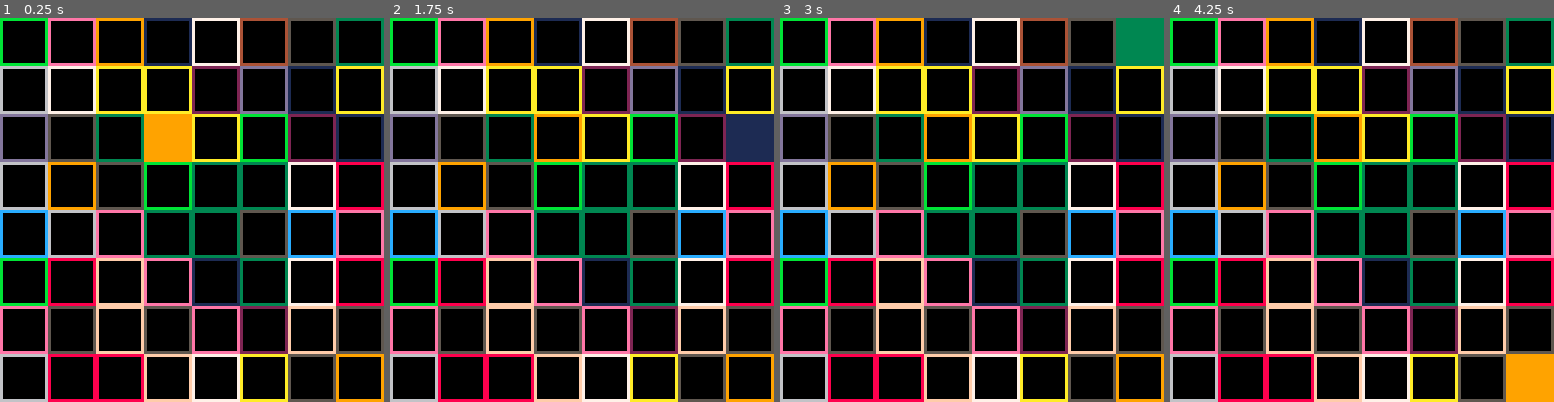
Above: before the commit, frames 1-4 (left to right).
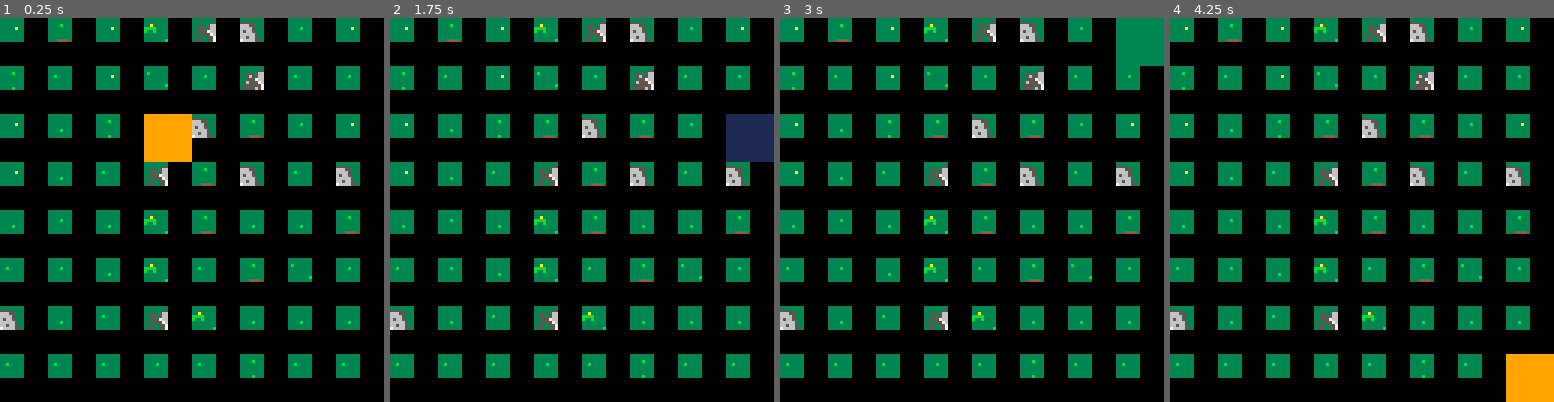
Above: after the commit, the same moments.

Repository: seanpackham/lost-and-found
Game: PICO-8 cartridge main.p8
Two runs of this game, one before a commit and one after it. Both use one fixed random seed, a clock stepped at 60 frames per second and the inputs below.
Inputs:
- Up to frame 1 (0.25 s): no input
- Up to frame 2 (1.75 s): tap X (X key) at 0.33, 1.07 s; tap O (Z key) at 0.7, 1.7 s; hold Right from 1.6 s (still down)
- Up to frame 3 (3 s): tap X (X key) at 1.85, 2.97 s; release Right at 2.1 s; tap O (Z key) at 2.1, 2.5, 2.9 s; hold Up 2.15-2.42 s; hold Right from 2.47 s (still down)
- Up to frame 4 (4.25 s): release Right at 3.03 s; hold Left 3.08-3.58 s; tap O (Z key) at 3.3, 3.7, 4.1 s; hold Down 3.63-3.97 s; hold Right from 4.02 s (still down); tap X (X key) at 4.08 s

The runs differ from the first frame. In frame 1, 41% of the frame differs, in the area x 0-100%, y 0-100%; in frame 2, 41%; in frame 3, 41%; in frame 4, 41%.

Commit message:
Rework items, add s, and tile drawing

Diff:
--- a/main.p8
+++ b/main.p8
@@ -2,10 +2,10 @@
 version 29
 __lua__
 
-local world = {}
-local c = {x=4, y=3}
-
-local items = {}
+world = {}
+c = {x=4, y=3}
+
+items = {}
 
 -- treasure
 items["coin"] = {
@@ -15,80 +15,108 @@
 	p=0.3,
 	value=1,
 	-- sprite
-	s=32
+	s=1
 }
 
-items["gem"] = {
-	t="treasure",
+add(items, {
+	t="treasure",
+	name="gem",
 	p=0.3,
-	value=2
-}
-
-items["gold"] = {
-	t="treasure",
+	value=2,
+	s=2
+})
+
+add(items, {
+	t="treasure",
+	name="gold",
 	p=0.5,
-	value=1
-}
-
-items["key"] = {
-	t="treasure",
+	value=1,
+	s=3
+})
+
+add(items, {
+	t="treasure",
+	name="key",
 	p=0.7,
-	value=0.5
-}
-
-items["chest"] = {
-	t="treasure",
+	value=0.5,
+	s=4
+})
+
+add(items, {
+	t="treasure",
+	name="chest",
 	p=0.2,
-	value=3
-}
+	value=3,
+	s=5
+})
 
 -- trap
-items["snake"] = {
+add(items, {
 	t="trap",
+	name="snake",
 	p=0.5,
-	damage=1
-}
-
-items["spike trap"] = {
+	damage=1,
+	s=6
+})
+
+add(items, {
 	t="trap",
+	name="spikes",
 	p=0.2,
-	damage=2
-}
-
-items["crystal skull"] = {
+	damage=2,
+	s=7
+})
+
+add(items, {
 	t="trap",
+	name="skull",
 	p=0.1,
-	damage=3
-}
+	damage=3,
+	s=8
+})
 
 -- equipment
-items["pickaxe"] = {
+add(items, {
 	t="equipment",
+	name="pickaxe",
 	p=0.2,
 	uses=2,
-	area=1
-}
-
-items["the vision"] = {
+	area=1,
+	s=9
+})
+
+add(items, {
 	t="equipment",
+	name="vision",
 	p=0.5,
 	uses=3,
-	area=0
-}
-
-items["Dinomite"] = {
+	area=0,
+	s=10
+})
+
+add(items, {
 	t="equipment",
+	name="dynamite",
 	p=0.1,
 	uses=1,
-	area=2
-}
+	area=2,
+	s=11
+})
+
+
+function rnd_item()
+	-- print(rnd(#items))
+	return items[flr(rnd(#items))+1]
+end
 
 function _init()
 	for x=1,8 do
 		add(world, {})
 		for y=1,8 do
+			item=rnd_item()
+			-- print(item.name)
 			add(world[x], {
-
+				t=item,
 				c=rnd(15)+1}
 			)
 		end
@@ -136,7 +164,11 @@
 		for y=1,8 do
 			tx=x-1
 			ty=y-1
-			rect(tx*16,ty*16,tx*16+15,ty*16+15,world[x][y].c)
+			-- rect(tx*16,ty*16,tx*16+15,ty*16+15,world[x][y].c)
+
+			spr(world[x][y].t.s,tx*16,ty*16)
+			spr(world[x][y].t.s+1,(tx+1)*16,ty*16)
+
 		end
  end
 
